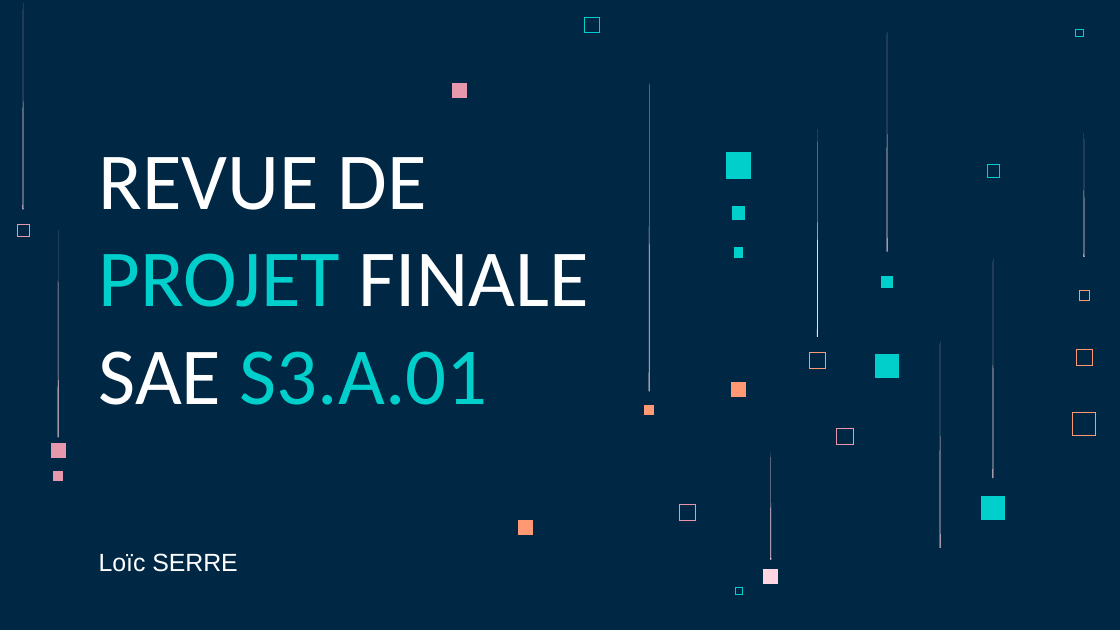
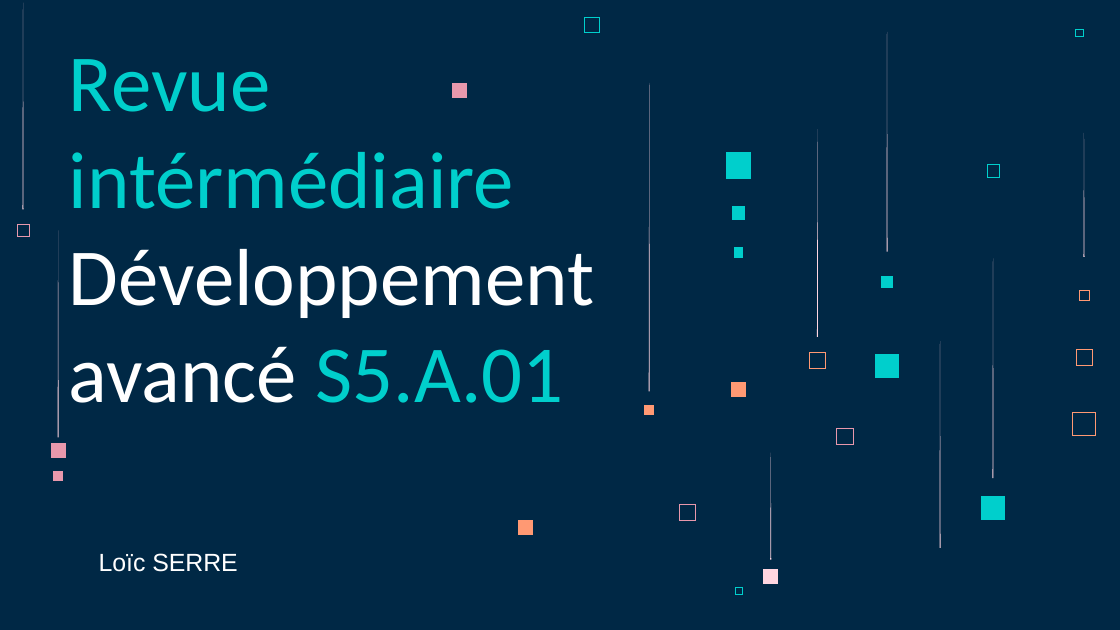
Before and after one commit to LoicSERRE/Projet-annuel-BUT3, a slide deck: slide 1 of Revue de projet/Diapo revue de projet.pptx. Drawn at 1120x630 pixels with LibreOffice and Linux fonts; fonts in the diff are those of the drawing. Boxes give left, top, right and bottom in pixels: in the first picture for what was removed or moved away, otherwise in the second. Text is boxed around its words. In the diff, an @@ line names an element or a change of style, - is before the commit and + after.

```diff
--- a/Revue de projet/Diapo revue de projet.pptx
+++ b/Revue de projet/Diapo revue de projet.pptx
@@ title at (69, 59, 594, 403): text changed; text colour #FFFFFF to #00CFCC @@
-REVUE DE PROJET FINALE SAE S3.A.01
+Revue intérmédiaire
+Développement avancé S5.A.01
```
Also in this commit, not shown: 1 other slide changed, 12 slides added, 1 slide removed.
